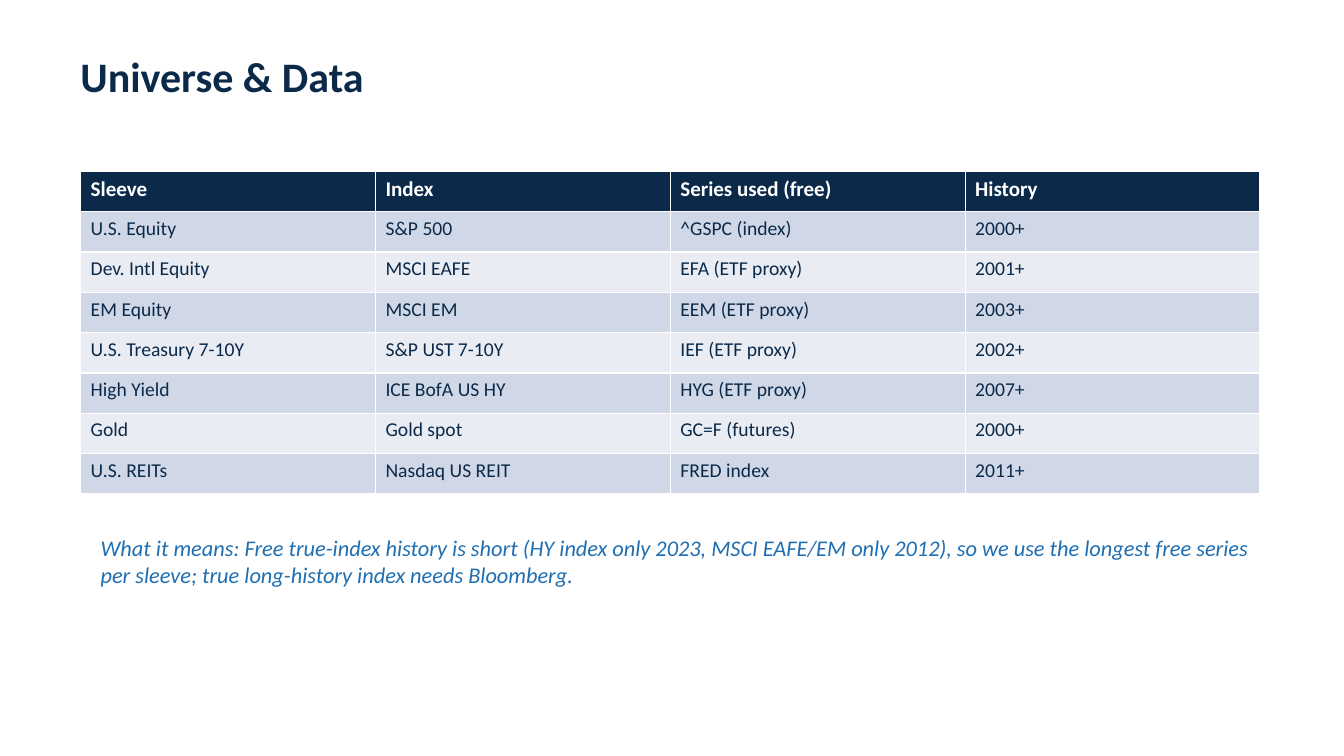
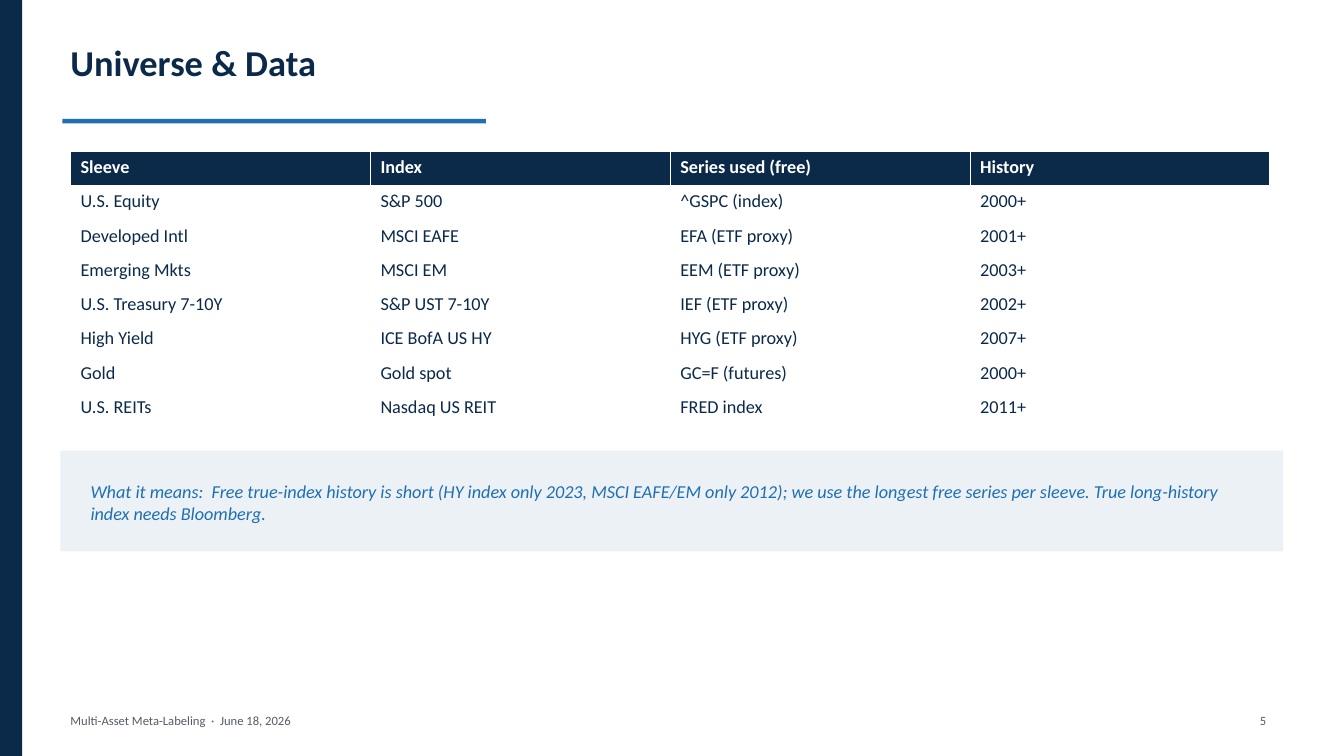
Before and after one commit to elakumuk/SSGA-Summer2026, a slide deck: slide 6 of reports/Meta_Labeling_Deck.pptx. Drawn at 1344x756 pixels with LibreOffice and Linux fonts; fonts in the diff are those of the drawing. Boxes give left, top, right and bottom in pixels: in the first picture for what was removed or moved away, otherwise in the second. Text is boxed around its words. In the diff, an @@ line names an element or a change of style, - is before the commit and + after.

```diff
--- a/reports/Meta_Labeling_Deck.pptx
+++ b/reports/Meta_Labeling_Deck.pptx
@@ rectangle added at box(0, 0, 22, 756), fill #0B2A4A @@
@@ text "Universe & Data": place and size @@
-text "Universe & Data" at box(80, 62, 364, 93)
+text "Universe & Data" at box(70, 50, 316, 77)
@@ text "Universe & Data" at box(70, 50, 316, 77): size 30 to 26 pt @@
@@ rectangle added at box(63, 119, 486, 123), fill #1F6FB2 @@
@@ table at box(71, 151, 1272, 425) @@
-row 3, column 1: Dev. Intl Equity
+row 3, column 1: Developed Intl
-row 4, column 1: EM Equity
+row 4, column 1: Emerging Mkts
@@ fill #D0D8E8 to #FFFFFF in 16 cells @@
@@ fill #E9EDF4 to #FFFFFF in 12 cells @@
@@ size 15 to 13 pt in "Sleeve", "Index", "Series used (free)", "History" @@
@@ size 14 to 13 pt in "U.S. Equity", "S&P 500", "^GSPC (index)", "2000+" and 22 more places @@
@@ table: place and size @@
-table at box(81, 171, 1258, 494)
+table at box(71, 151, 1272, 425)
@@ rectangle added at box(60, 451, 1284, 552), fill #ECF1F6 @@
@@ text "What it means: Free true-index ..." at box(91, 485, 1218, 523): vertical alignment top to middle @@
@@ text at box(91, 485, 1218, 523): text changed; size 16 to 13 pt @@
-What it means: Free true-index history is short (HY index only 2023, MSCI EAFE/EM only 2012), so we use the longest free series per sleeve; true long-history index needs Bloomberg.
+What it means: Free true-index history is short (HY index only 2023, MSCI EAFE/EM only 2012); we use the longest free series per sleeve. True long-history index needs Bloomberg.
@@ text added at box(70, 716, 291, 727), 9 pt, text #555B66 @@
+Multi-Asset Meta-Labeling · June 18, 2026
@@ text added at box(1260, 717, 1266, 725), 9 pt, text #555B66 @@
+5
```
Also in this commit, not shown: 11 other slides changed, 1 other file.
